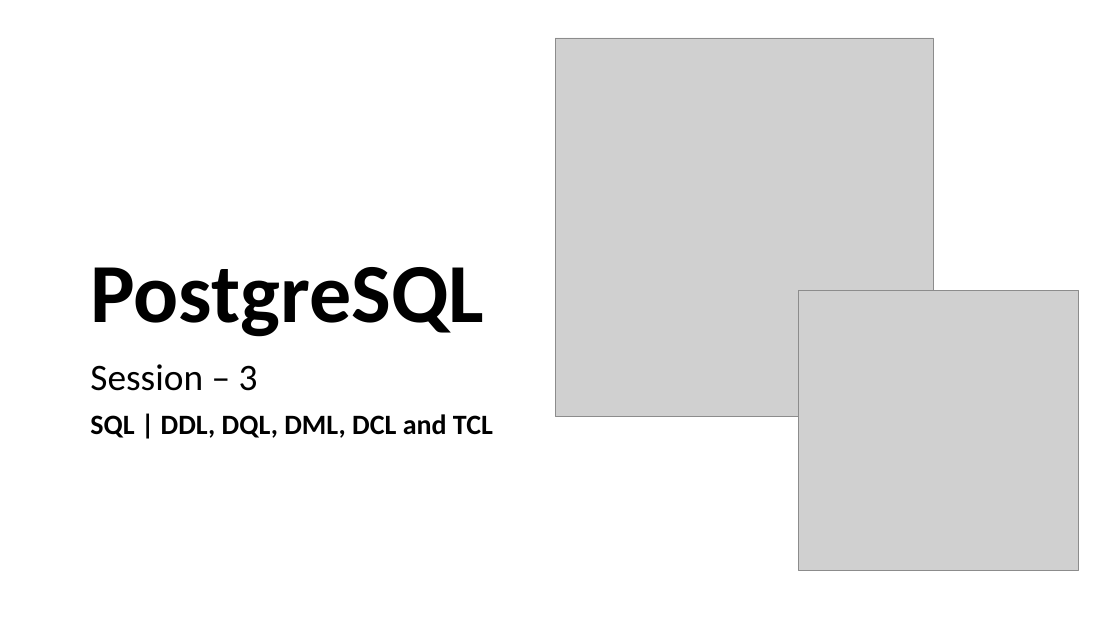
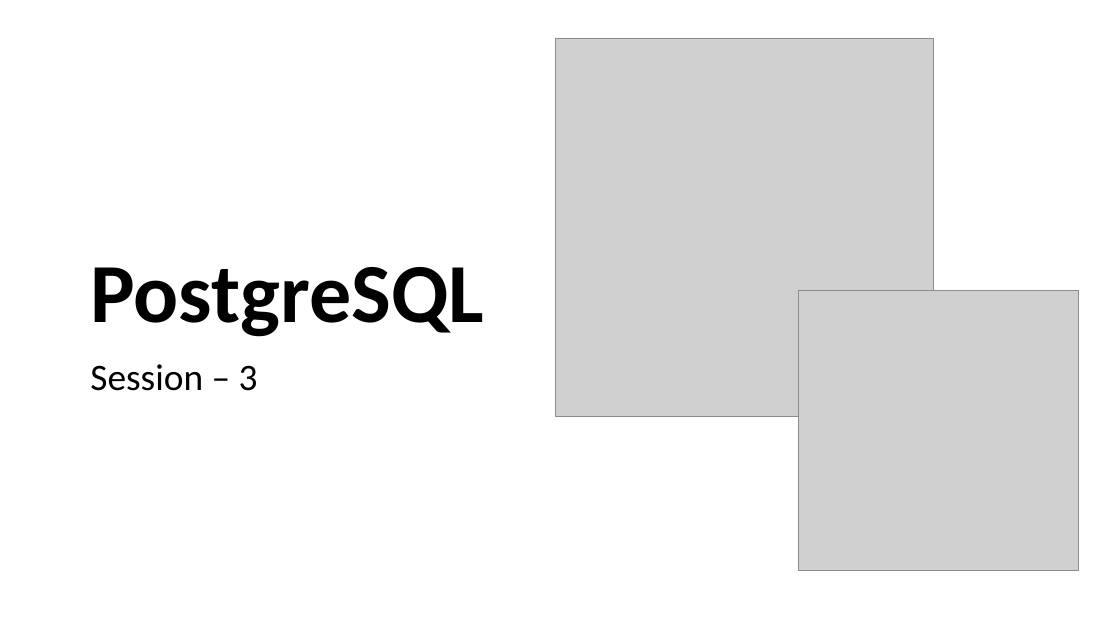
Before and after one commit to spoorthiempowher/Empowher-Curriculum-new, a slide deck: slide 1 of Postgres/postgress_session 3.pptx. Drawn at 1120x630 pixels with LibreOffice and Linux fonts; fonts in the diff are those of the drawing; grey boxes stand for pictures. Boxes give left, top, right and bottom in pixels: in the first picture for what was removed or moved away, otherwise in the second. Text is boxed around its words. In the diff, an @@ line names an element or a change of style, - is before the commit and + after.

Commit message:
Adding Postgress material

```diff
--- a/Postgres/postgress_session 3.pptx
+++ b/Postgres/postgress_session 3.pptx
@@ subtitle at [90,414,493,438]: paragraph removed @@
-SQL | DDL, DQL, DML, DCL and TCL
```
Also in this commit, not shown: 1 other slide changed, 4 slides added, 3 slides removed.
